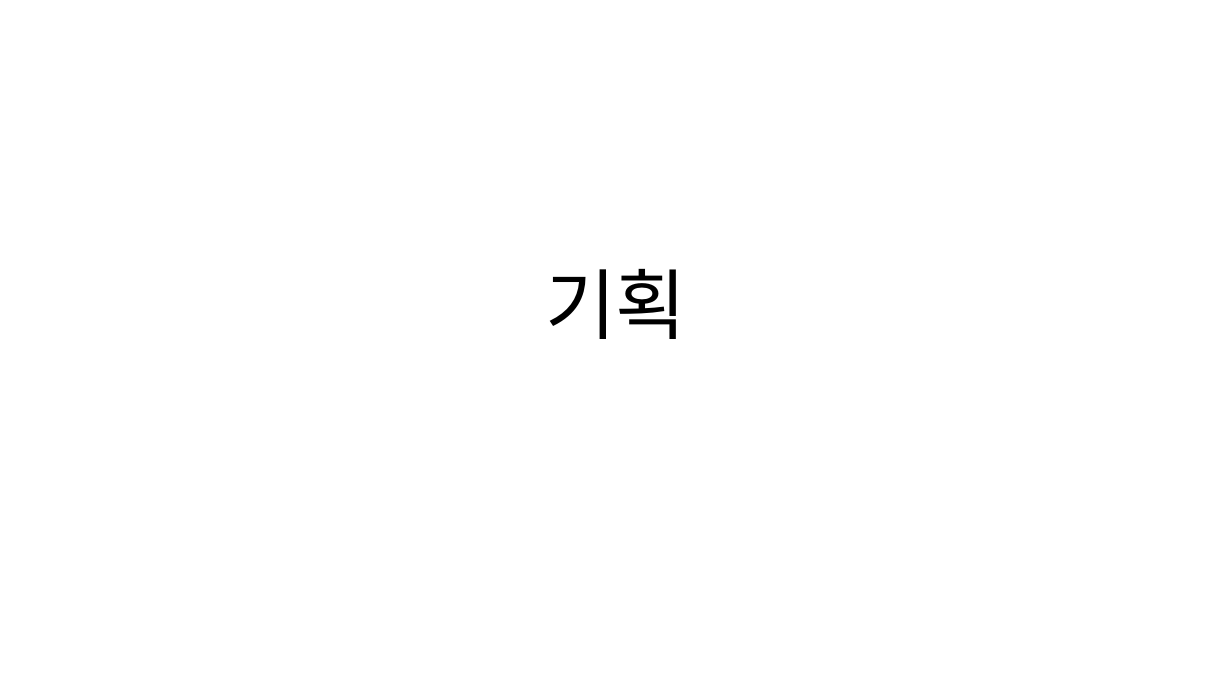
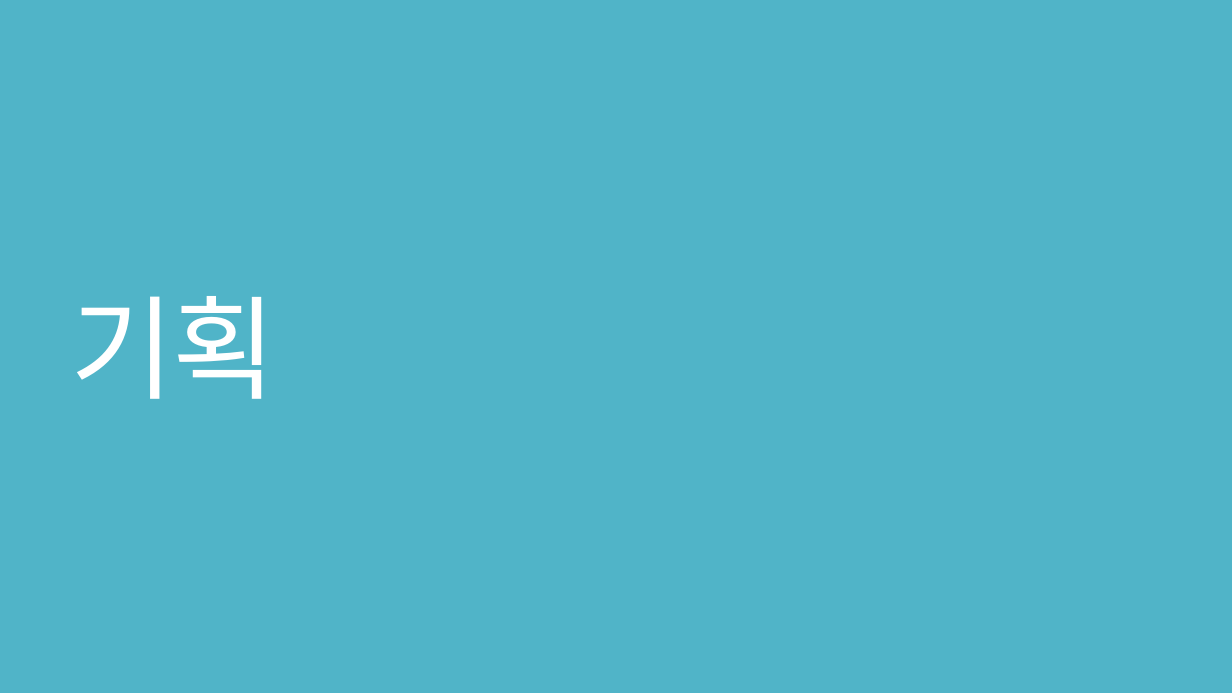
Before and after one commit to Niiok/inha_2021, a slide deck: slide 1 of RollBall/roll_ball.pptx. Drawn at 1232x693 pixels with LibreOffice and Linux fonts; fonts in the diff are those of the drawing. Boxes give left, top, right and bottom in pixels: in the first picture for what was removed or moved away, otherwise in the second. Text is boxed around its words. In the diff, an @@ line names an element or a change of style, - is before the commit and + after.

```diff
--- a/RollBall/roll_ball.pptx
+++ b/RollBall/roll_ball.pptx
@@ background #FFFFFF to #50B4C8 @@
@@ title "기획" moved from (x1=545, y1=269, x2=687, y2=339) to (x1=70, y1=296, x2=276, y2=399) @@
@@ title "기획" at (x1=70, y1=296, x2=276, y2=399): size 60 to 88 pt, font Noto Sans CJK KR to Calibri, text colour #000000 to #FFFFFF, letter spacing 0 to -1.2 pt; alignment centre to left; line spacing 0.9 to 0.8 @@
```
Also in this commit, not shown: 5 other slides changed, 10 slides added, 1 slide removed.
